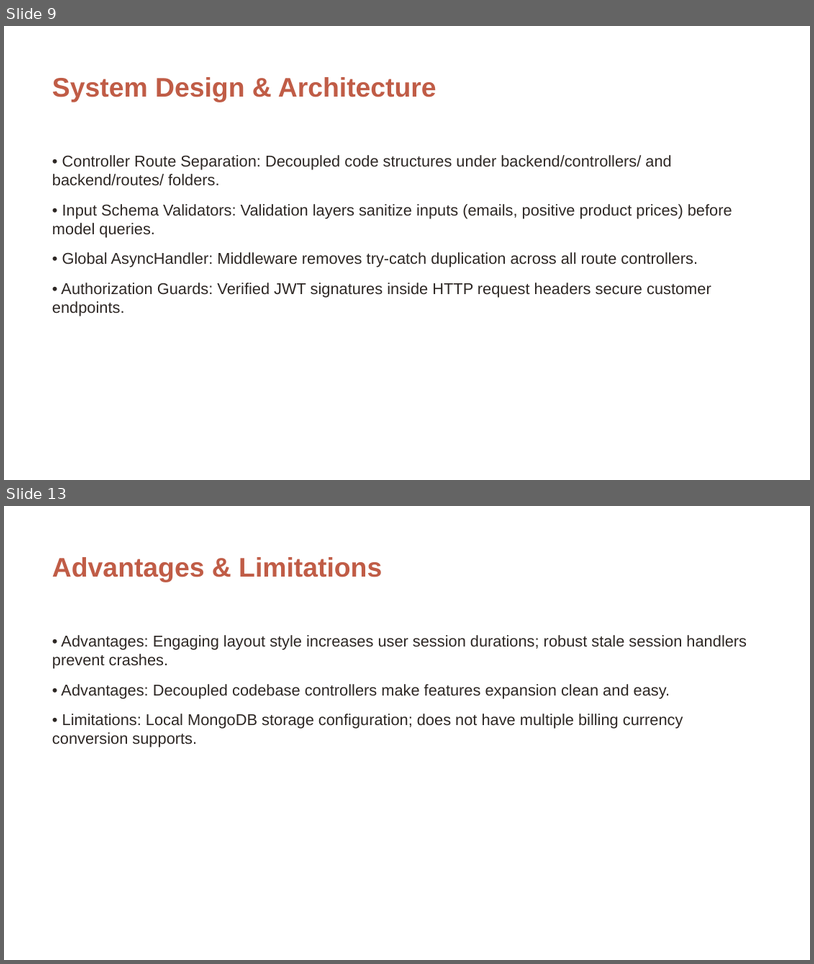
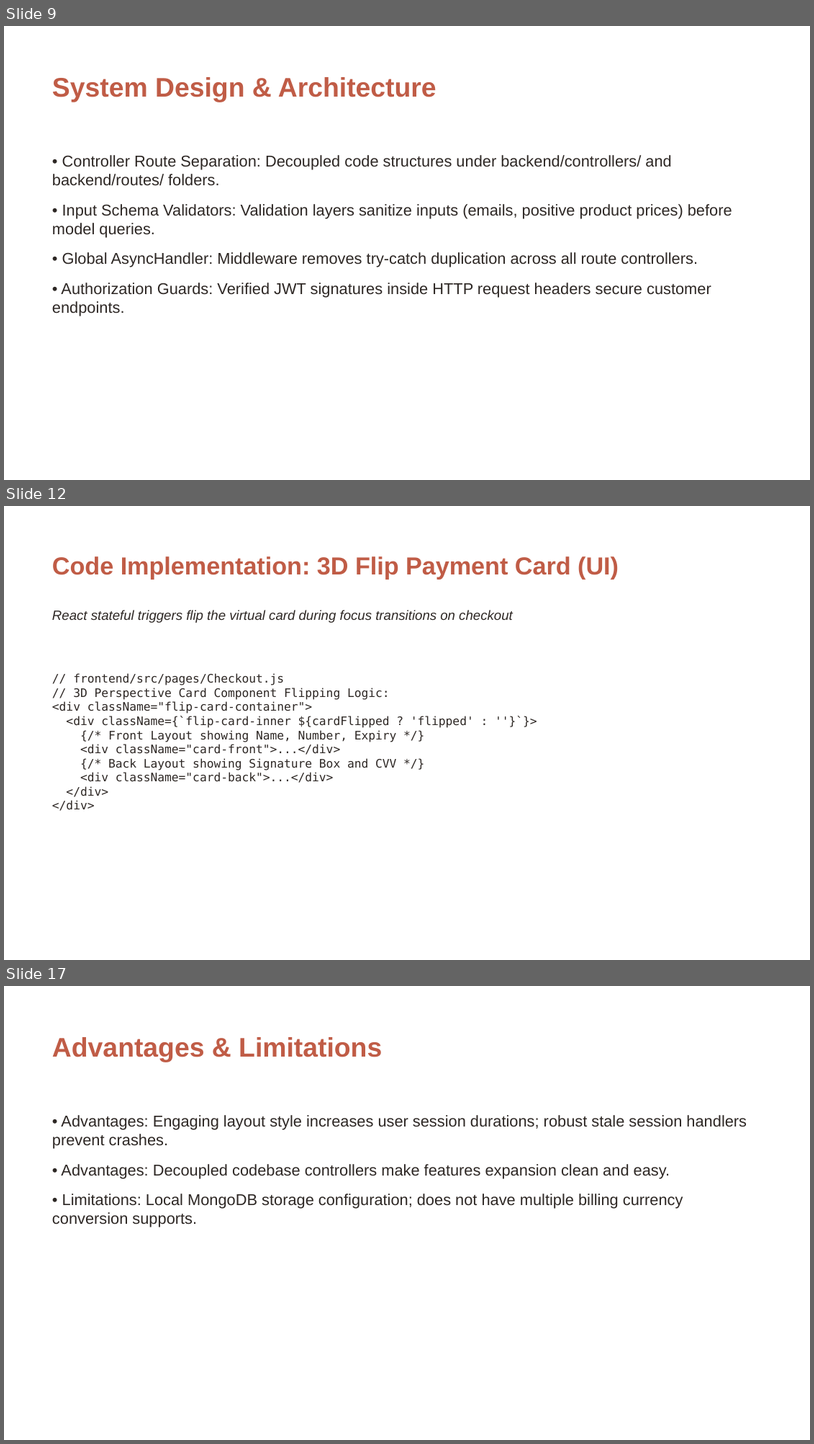
Before and after one commit to 24eg105r03-ops/ShopeEZ-Project, a slide deck: MERN Phase Wise/Project Documentation/ShopEZ_Project_Presentation.pptx. Shown one above the other, each under a label of ours: slides 9 and 13 before the commit, slides 9, 12 and 17 after it; the slides between them are not shown. The pictures are 814x964 and 814x1444 pixels, drawn with LibreOffice and Linux fonts; fonts in the diff are those of the drawing; background and template pictures are left out. Boxes give left, top, right and bottom in pixels: in the first picture for what was removed or moved away, otherwise in the second. Text is boxed around its words. In the diff, an @@ line names an element or a change of style, - is before the commit and + after.

Commit message:
Update ShopEZ presentation with actual screenshots and code implementation details

```diff
--- a/MERN Phase Wise/Project Documentation/ShopEZ_Project_Presentation.pptx
+++ b/MERN Phase Wise/Project Documentation/ShopEZ_Project_Presentation.pptx
@@ slide 12 added at (x1=4, y1=506, x2=810, y2=960), background picture (left out) @@
@@ text added at (x1=52, y1=556, x2=619, y2=579), 22 pt, text #C05C46, bold @@
+Code Implementation: 3D Flip Payment Card (UI)
@@ text added at (x1=52, y1=610, x2=513, y2=623), 12 pt, text #2D2724, italic @@
+React stateful triggers flip the virtual card during focus transitions on checkout
@@ text added at (x1=52, y1=673, x2=474, y2=811), 10.5 pt, text #2D2724 @@
+// frontend/src/pages/Checkout.js
+// 3D Perspective Card Component Flipping Logic:
+<div className="flip-card-container">
+<div className={`flip-card-inner ${cardFlipped ? 'flipped' : ''}`}>
+{/* Front Layout showing Name, Number, Expiry */}
+<div className="card-front">...</div>
+{/* Back Layout showing Signature Box and CVV */}
+<div className="card-back">...</div>
+</div>
+</div>
@@ what was slide 13 is now slide 17 @@
```
Also in this commit, not shown: 6 other slides added, 3 slides removed.
